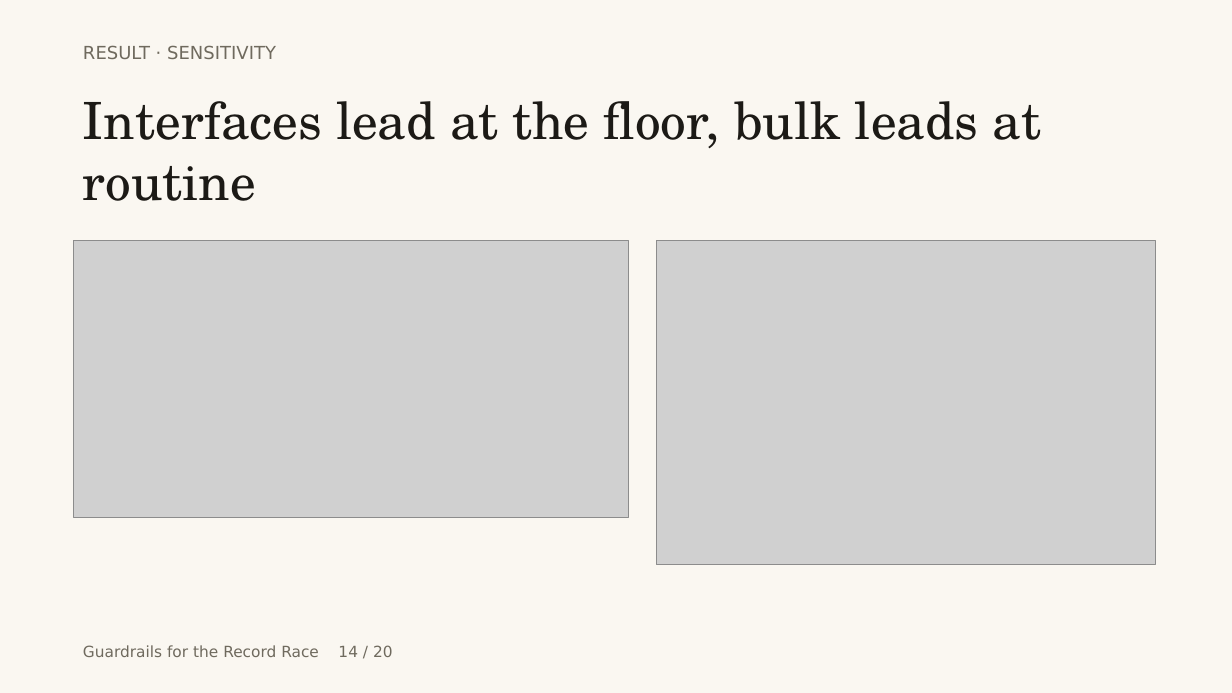
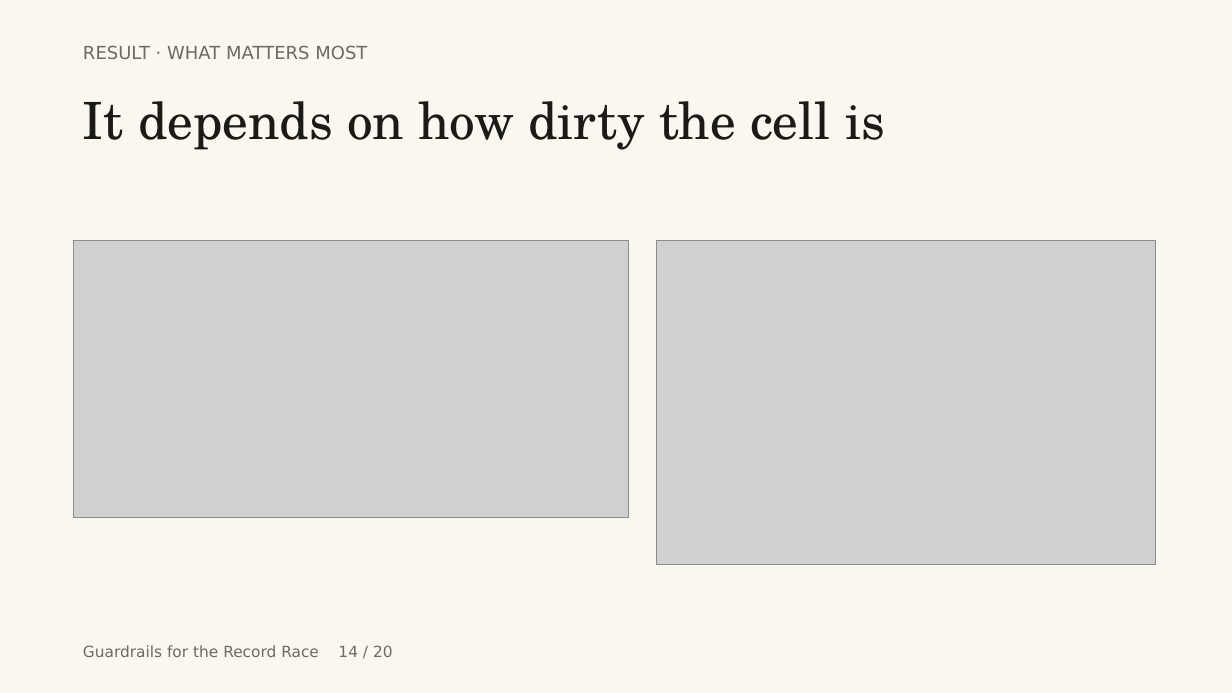
Before and after one commit to touhidsiddiqueeraj-bit/cspbi3-cbts-guardrailed, a slide deck: slide 14 of opendesign/mockups/record-race-deck/record-race-deck.pptx. Drawn at 1232x693 pixels with LibreOffice and Linux fonts; fonts in the diff are those of the drawing; grey boxes stand for pictures. Boxes give left, top, right and bottom in pixels: in the first picture for what was removed or moved away, otherwise in the second. Text is boxed around its words. In the diff, an @@ line names an element or a change of style, - is before the commit and + after.

```diff
--- a/opendesign/mockups/record-race-deck/record-race-deck.pptx
+++ b/opendesign/mockups/record-race-deck/record-race-deck.pptx
@@ text at (x1=83, y1=45, x2=367, y2=59): text changed @@
-RESULT · SENSITIVITY
+RESULT · WHAT MATTERS MOST
@@ text at (x1=83, y1=101, x2=885, y2=150): text changed @@
-Interfaces lead at the floor, bulk leads at routine
+It depends on how dirty the cell is
```
Also in this commit, not shown: 19 other slides changed, 2 other files.
